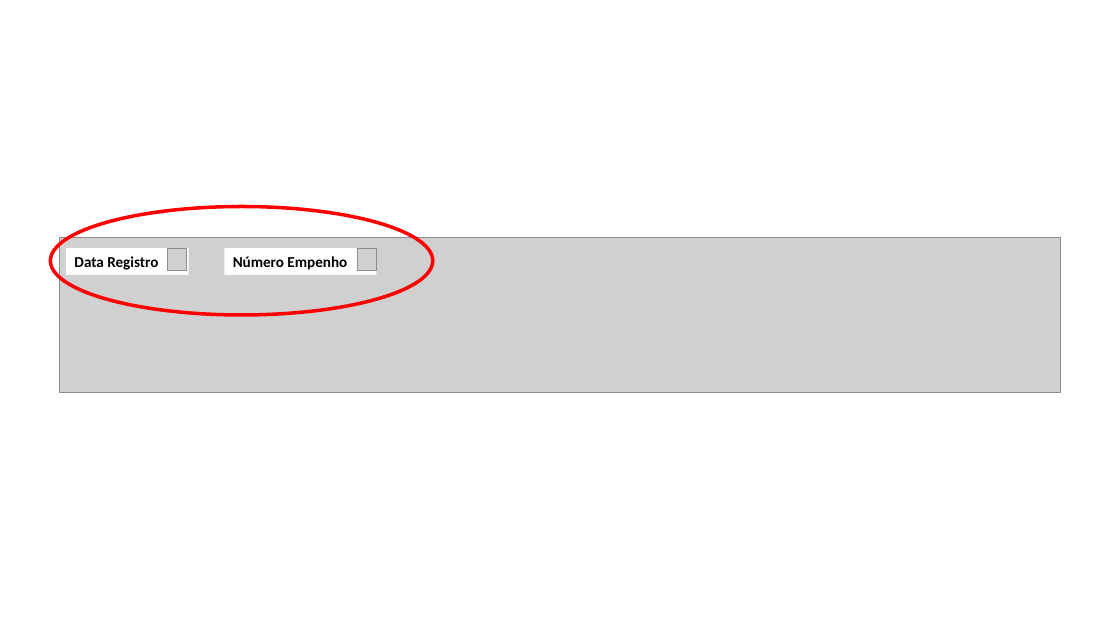
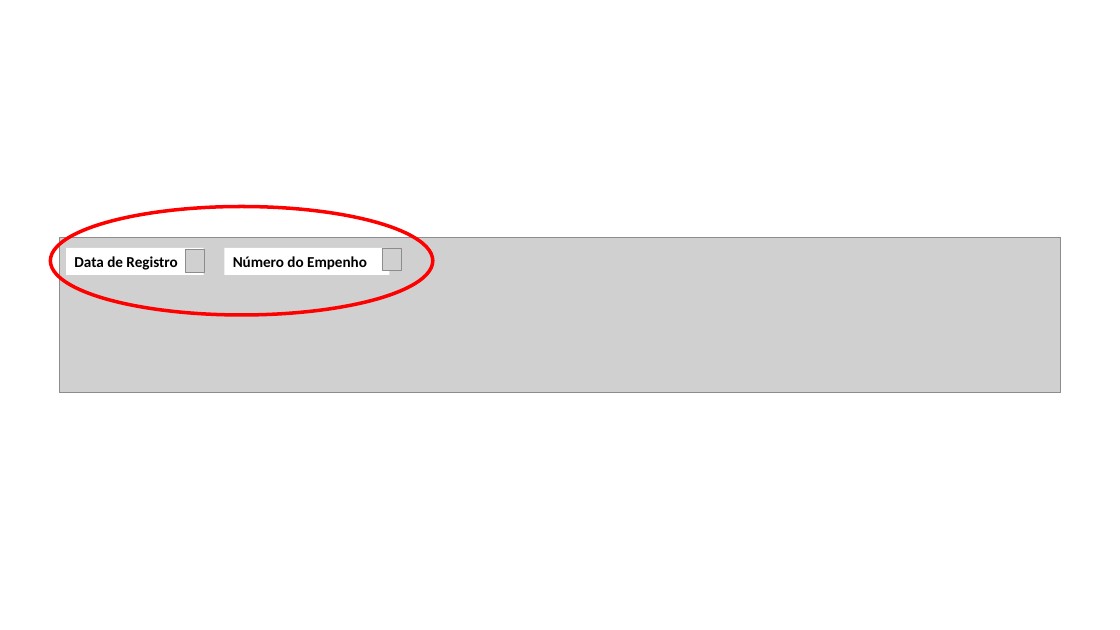
Before and after one commit to transparencia-mg/especificacoes-portal-transparencia, a slide deck: slide 2 of espec011_valor_pago/static/textodascolunas.pptx. Drawn at 1120x630 pixels with LibreOffice and Linux fonts; fonts in the diff are those of the drawing; grey boxes stand for pictures. Boxes give left, top, right and bottom in pixels: in the first picture for what was removed or moved away, otherwise in the second. Text is boxed around its words. In the diff, an @@ line names an element or a change of style, - is before the commit and + after.

```diff
--- a/espec011_valor_pago/static/textodascolunas.pptx
+++ b/espec011_valor_pago/static/textodascolunas.pptx
@@ rectangle "Data de Registro": place and size @@
-rectangle "Data de Registro" at bbox=[66, 248, 189, 275]
+rectangle "Data de Registro" at bbox=[66, 248, 204, 275]
@@ text in rectangle at bbox=[74, 256, 177, 270]: text changed @@
-Data Registro
+Data de Registro
@@ picture: place and size @@
-picture at bbox=[167, 248, 187, 271]
+picture at bbox=[185, 250, 204, 272]
@@ rectangle "Número do Empenho": place and size @@
-rectangle "Número do Empenho" at bbox=[224, 248, 376, 275]
+rectangle "Número do Empenho" at bbox=[224, 248, 389, 275]
@@ text in rectangle at bbox=[233, 256, 367, 270]: text changed @@
-Número Empenho
+Número do Empenho
@@ picture: place and size @@
-picture at bbox=[357, 248, 376, 271]
+picture at bbox=[382, 248, 402, 271]
```
Also in this commit, not shown: 3 other slides changed, 6 other files.
